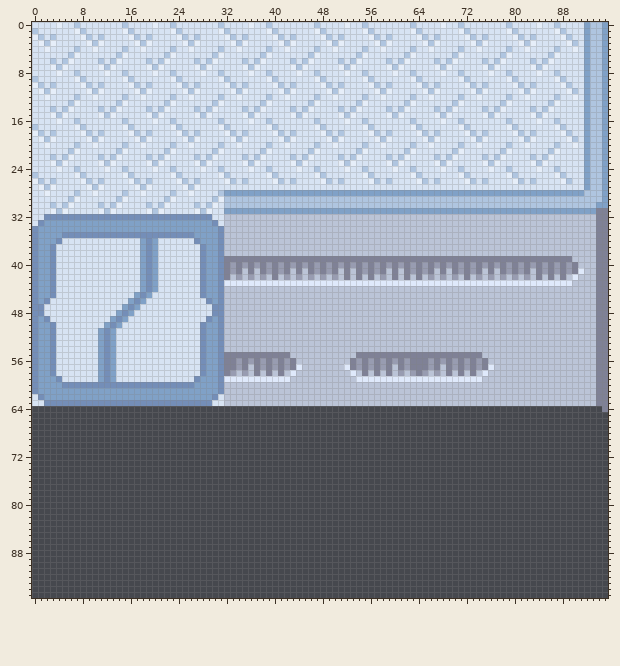
Pixel-art file: Level/Tiles_Set/Proto_set.aseprite. Above: the version before the commit.
96x96 pixels, 1 frame.
The result:
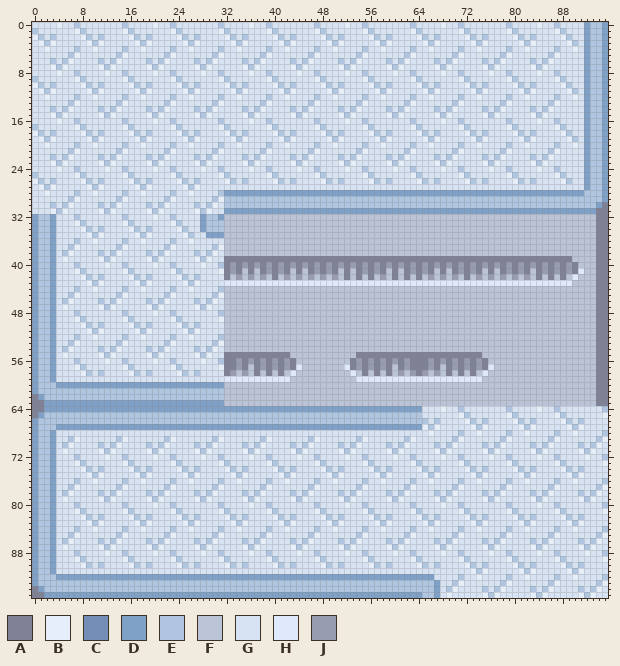
Palette (. is transparent): A #7f8196  B #e6eef9  C #748eb8  D #80a1c7  E #afc5e0  F #bbc4d7  G #d7e3f3  H #dfe9fb  J #989cb1
From old to new:
Changed rows in their new state; - is an unchanged pixel.
first column x 0:
30 -----------------------------------------------------------------------------------------------A
32 DEEDGGGEGGGGGGGEGGGGBGGEGGGGDEED----------------------------------------------------------------
33 DEE-GGGBEGGGGGGBEGGGGGGBEGGG-EEE----------------------------------------------------------------
34 DEE-GGGGBEGEGGGGBEGEGGGGBEGG-EEE----------------------------------------------------------------
35 DEE-GGGGGBEBGGGGGBEBGGGGGBEGG--D----------------------------------------------------------------
36 DEE-G--E--B----E--BGG--E--BGGGGG----------------------------------------------------------------
37 DEED--EB------EB--GGG-EB----GGEB----------------------------------------------------------------
38 DEED-EB----E-EB---GEGEB----EGEBG----------------------------------------------------------------
39 DEED-B-----BEB----GBEB-----BEBGG----------------------------------------------------------------
40 DEED---E----B--E--GGB--E----BGGE----------------------------------------------------------------
41 DEED---BE------BE-GGG--BE---GGGB----------------------------------------------------------------
42 DEED----BE-E----BEGEG---BE-EGGGG----------------------------------------------------------------
43 DEED-----BEB-----BEBG----BEBGGGG----------------------------------------------------------------
44 DEED---E--B----E--BGG--E--B-GGGE----------------------------------------------------------------
45 DEED--EB------EB-GGG--EB----GGEB----------------------------------------------------------------
46 DEED-EB----E-EB-GGGE-EB----E-EBG----------------------------------------------------------------
47 DEED-B-----BEB-GGG-BEB-----BEBGG----------------------------------------------------------------
48 DEED---E------GEG---B--E------GE----------------------------------------------------------------
49 DEED---BE----GGBE------BE----GGB----------------------------------------------------------------
50 DEED----BE-EGGG-BE-E----BE-EGGGG----------------------------------------------------------------
51 DEED-----BEBGG---BEB-----BEBGGGG----------------------------------------------------------------
52 DEED---E--BGGG-E--B----E--B-GGGE----------------------------------------------------------------
53 DEED--EB---GGGEB------EB----GGEB----------------------------------------------------------------
54 DEED-EB----EGEB----E-EB----EGEBG----------------------------------------------------------------
55 DEED-B-----BEB-----BEB-----BEBGG----------------------------------------------------------------
56 DEED---E---GBG-E----B--E----BGGE----------------------------------------------------------------
57 DEED---BE--GGG-BE------BE---GGGB----------------------------------------------------------------
58 DEED----BE-EGG--BE-E----BE-EGGGG----------------------------------------------------------------
59 DEE-G------GGG-------------GGGGG----------------------------------------------------------------
60 DEEE-DDDDDDDDDDDDDDDDDDDDDD----D----------------------------------------------------------------
61 DEEEEEEEEEEEEEEEEEEEEEEEEEEEEEEE----------------------------------------------------------------
62 ADEEEEEEEEEEEEEEEEEEEEEEEEEEEEEE----------------------------------------------------------------
63 AADDDDDDDDDDDDDDDDDDDDDDDDDDDDDD----------------------------------------------------------------
64 AADDDDDDDDDDDDDDDDDDDDDDDDDDDDDDDDDDDDDDDDDDDDDDDDDDDDDDDDDDDDDDDGGGBGGEGGGGGGGEGGGGBGGEGGGGGGGE
65 ADEEEEEEEEEEEEEEEEEEEEEEEEEEEEEEEEEEEEEEEEEEEEEEEEEEEEEEEEEEEEEEEGGGGGGBEGGGGGGBEGGGGGGBEGGGGGGB
66 DEEEEEEEEEEEEEEEEEEEEEEEEEEEEEEEEEEEEEEEEEEEEEEEEEEEEEEEEEEEEEEEEEGEGGGGBEGEGGGGBEGEGGGGBEGEGGGG
67 DEEEDDDDDDDDDDDDDDDDDDDDDDDDDDDDDDDDDDDDDDDDDDDDDDDDDDDDDDDDDDDDDBEBGGGGGBEBGGGGGBEBGGGGGBEBGGGG
68 DEEDGGGGGGGGGGGGGGGGGGGGGGGGGGGGGGGGGGGGGGGGGGGGGGGGGGGGGGGGGGGGGGBGGGGEGGBGGGGEGGBGGGGEGGBGGGGE
69 DEEDGGEBGGGGGGEBGGGGGGEBGGGGGGEBGGGGGGEBGGGGGGEBGGGGGGEBGGGGGGEBGGGGGGEBGGGGGGEBGGGGGGEBGGGGGGEB
70 DEEDGEBGGGGEGEBGGGGEGEBGGGGEGEBGGGGEGEBGGGGEGEBGGGGEGEBGGGGEGEBGGGGEGEBGGGGEGEBGGGGEGEBGGGGEGEBG
71 DEEDGBGGGGGBEBGGGGGBEBGGGGGBEBGGGGGBEBGGGGGBEBGGGGGBEBGGGGGBEBGGGGGBEBGGGGGBEBGGGGGBEBGGGGGBEBGG
72 DEEDGGGEGGGGBGGEGGGGBGGEGGGGBGGEGGGGBGGEGGGGBGGEGGGGBGGEGGGGBGGEGGGGBGGEGGGGBGGEGGGGBGGEGGGGBGGE
73 DEEDGGGBEGGGGGGBEGGGGGGBEGGGGGGBEGGGGGGBEGGGGGGBEGGGGGGBEGGGGGGBEGGGGGGBEGGGGGGBEGGGGGGBEGGGGGGB
74 DEEDGGGGBEGEGGGGBEGEGGGGBEGEGGGGBEGEGGGGBEGEGGGGBEGEGGGGBEGEGGGGBEGEGGGGBEGEGGGGBEGEGGGGBEGEGGGG
75 DEEDGGGGGBEBGGGGGBEBGGGGGBEBGGGGGBEBGGGGGBEBGGGGGBEBGGGGGBEBGGGGGBEBGGGGGBEBGGGGGBEBGGGGGBEBGGGG
76 DEEDGGGEGGBGGGGEGGBGGGGEGGBGGGGEGGBGGGGEGGBGGGGEGGBGGGGEGGBGGGGEGGBGGGGEGGBGGGGEGGBGGGGEGGBGGGGE
77 DEEDGGEBGGGGGGEBGGGGGGEBGGGGGGEBGGGGGGEBGGGGGGEBGGGGGGEBGGGGGGEBGGGGGGEBGGGGGGEBGGGGGGEBGGGGGGEB
78 DEEDGEBGGGGEGEBGGGGEGEBGGGGEGEBGGGGEGEBGGGGEGEBGGGGEGEBGGGGEGEBGGGGEGEBGGGGEGEBGGGGEGEBGGGGEGEBG
79 DEEDGBGGGGGBEBGGGGGBEBGGGGGBEBGGGGGBEBGGGGGBEBGGGGGBEBGGGGGBEBGGGGGBEBGGGGGBEBGGGGGBEBGGGGGBEBGG
80 DEEDGGGEGGGGGGGEGGGGBGGEGGGGGGGEGGGGBGGEGGGGGGGEGGGGBGGEGGGGGGGEGGGGBGGEGGGGGGGEGGGGBGGEGGGGGGGE
81 DEEDGGGBEGGGGGGBEGGGGGGBEGGGGGGBEGGGGGGBEGGGGGGBEGGGGGGBEGGGGGGBEGGGGGGBEGGGGGGBEGGGGGGBEGGGGGGB
82 DEEDGGGGBEGEGGGGBEGEGGGGBEGEGGGGBEGEGGGGBEGEGGGGBEGEGGGGBEGEGGGGBEGEGGGGBEGEGGGGBEGEGGGGBEGEGGGG
83 DEEDGGGGGBEBGGGGGBEBGGGGGBEBGGGGGBEBGGGGGBEBGGGGGBEBGGGGGBEBGGGGGBEBGGGGGBEBGGGGGBEBGGGGGBEBGGGG
84 DEEDGGGEGGBGGGGEGGBGGGGEGGBGGGGEGGBGGGGEGGBGGGGEGGBGGGGEGGBGGGGEGGBGGGGEGGBGGGGEGGBGGGGEGGBGGGGE
85 DEEDGGEBGGGGGGEBGGGGGGEBGGGGGGEBGGGGGGEBGGGGGGEBGGGGGGEBGGGGGGEBGGGGGGEBGGGGGGEBGGGGGGEBGGGGGGEB
86 DEEDGEBGGGGEGEBGGGGEGEBGGGGEGEBGGGGEGEBGGGGEGEBGGGGEGEBGGGGEGEBGGGGEGEBGGGGEGEBGGGGEGEBGGGGEGEBG
87 DEEDGBGGGGGBEBGGGGGBEBGGGGGBEBGGGGGBEBGGGGGBEBGGGGGBEBGGGGGBEBGGGGGBEBGGGGGBEBGGGGGBEBGGGGGBEBGG
88 DEEDGGGEGGGGBGGEGGGGBGGEGGGGBGGEGGGGBGGEGGGGBGGEGGGGBGGEGGGGBGGEGGGGBGGEGGGGBGGEGGGGBGGEGGGGBGGE
89 DEEDGGGBEGGGGGGBEGGGGGGBEGGGGGGBEGGGGGGBEGGGGGGBEGGGGGGBEGGGGGGBEGGGGGGBEGGGGGGBEGGGGGGBEGGGGGGB
90 DEEDGGGGBEGEGGGGBEGEGGGGBEGEGGGGBEGEGGGGBEGEGGGGBEGEGGGGBEGEGGGGBEGEGGGGBEGEGGGGBEGEGGGGBEGEGGGG
91 DEEDGGGGGGGGGGGGGGGGGGGGGGGGGGGGGGGGGGGGGGGGGGGGGGGGGGGGGGGGGGGGGGGGGGGGGBEBGGGGGBEBGGGGGBEBGGGG
92 DEEEDDDDDDDDDDDDDDDDDDDDDDDDDDDDDDDDDDDDDDDDDDDDDDDDDDDDDDDDDDDDDDDGGGGEGGBGGGGEGGBGGGGEGGBGGGGE
93 DEEEEEEEEEEEEEEEEEEEEEEEEEEEEEEEEEEEEEEEEEEEEEEEEEEEEEEEEEEEEEEEEEEDGGEBGGGGGGEBGGGGGGEBGGGGGGEB
94 ADEEEEEEEEEEEEEEEEEEEEEEEEEEEEEEEEEEEEEEEEEEEEEEEEEEEEEEEEEEEEEEEEEDGEBGGGGEGEBGGGGEGEBGGGGEGEBG
95 AADDDDDDDDDDDDDDDDDDDDDDDDDDDDDDDDDDDDDDDDDDDDDDDDDDDDDDDDDDDDDDDEEDGBGGGGGBEBGGGGGBEBGGGGGBEBGG
Pixel boxes of the changes (left, top, right, bottom) in both pictures:
changed: (602, 202, 608, 208)
changed: (32, 214, 608, 598)
